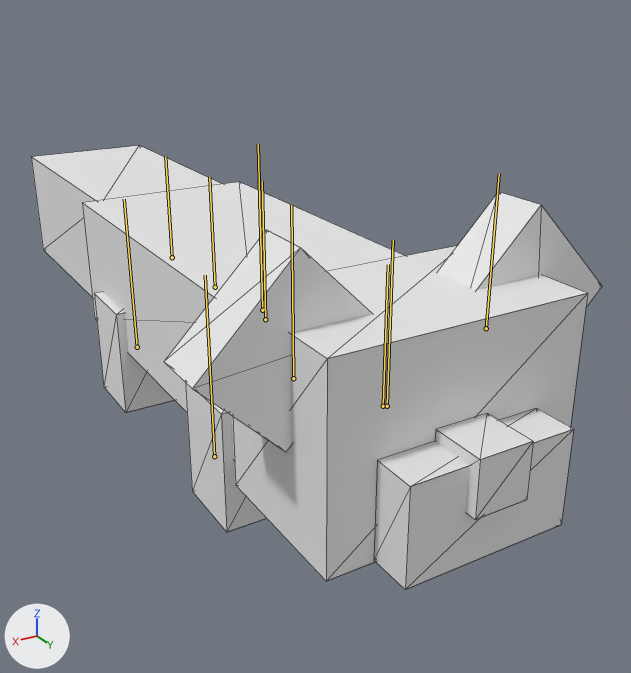
What one commit did to the Blender file Pandamonium3DPlat/Content/Models/Characters/redPandaAnim.blend.
Rendered twice from a 50 mm camera at (0.95, 2.47, 1.53) aimed at (-0.92, -0.64, -0.03). Every picture has the same lights, and +X, +Y and +Z are marked at lower left. The bones that bend it are drawn over the model as lines. Mesh edges are drawn as thin lines.
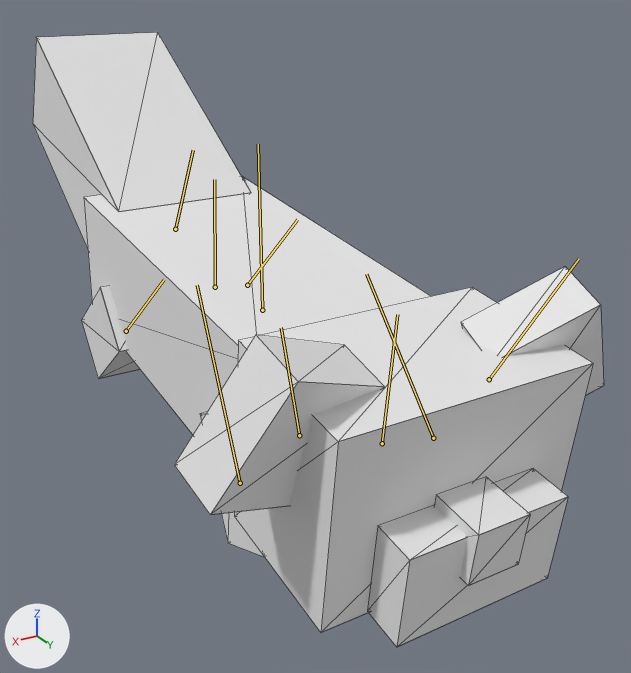
Commit message: Saved the panda model

The newer file adds an action. The first version stands in its rest pose; the second is drawn at frame 1 of the action 'RedPandaAction'.

What differs and where, as boxes (x1, y1, x2, y2) in the pictures (631 x 673 px):
'Mesh_0.001', posed (38% taller): before (31, 145, 602, 590); after (33, 32, 604, 647)
bone 'Head', root to tip: before (383, 406) to (388, 264); after (382, 443) to (397, 314)
bone 'EarL', root to tip: before (486, 328) to (499, 173); after (489, 379) to (579, 258)
bone 'EarR', root to tip: before (293, 378) to (291, 205); after (299, 435) to (281, 327)
bone 'Torso', root to tip: before (215, 287) to (209, 177); after (215, 287) to (214, 179)
bone 'Tail', root to tip: before (172, 257) to (165, 156); after (175, 229) to (193, 150)
bone 'FrontPawL', root to tip: before (387, 406) to (393, 240); after (433, 438) to (366, 274)
bone 'BackPawL', root to tip: before (265, 319) to (262, 181); after (247, 285) to (297, 219)
bone 'FrontPawR', root to tip: before (214, 456) to (205, 275); after (240, 483) to (197, 285)
bone 'BackPawR', root to tip: before (137, 347) to (124, 199); after (126, 331) to (164, 279)

The change in detail:
Bone 'Head' (bone_head) moves from (0.0, 0.0, 0.0) to (0.0, -0.0154, 0.0).
Bone 'Head' (bone_head) turns from (0, 0, 0) to (-7, 0, 0) degrees about its own x, y and z.
Bone 'EarL' (bone_earl) turns from (0, 0, 0) to (-15, -2, 17) degrees about its own x, y and z.
Bone 'EarR' (bone_earr) turns from (0, 0, 0) to (-16, 2, -20) degrees about its own x, y and z.
Bone 'Torso' (bone_torso) turns from (0, 0, 0) to (-5, 0, 0) degrees about its own x, y and z.
Bone 'Tail' (bone_tail) moves from (0.0, 0.0, 0.0) to (0.0, 0.0133, -0.0061).
Bone 'Tail' (bone_tail) turns from (0, 0, 0) to (-27, 0, 0) degrees about its own x, y and z.
Bone 'FrontPawL' (bone_frontpawl) moves from (0.0, 0.0, 0.0) to (0.0, 0.0, -0.0317).
Bone 'FrontPawL' (bone_frontpawl) turns from (0, 0, 0) to (43, 0, 0) degrees about its own x, y and z.
Bone 'BackPawL' (bone_backpawl) moves from (0.0, 0.0, 0.0) to (0.0, 0.0129, 0.0194).
Bone 'BackPawL' (bone_backpawl) turns from (0, 0, 0) to (-48, 0, 0) degrees about its own x, y and z.
Bone 'FrontPawR' (bone_frontpawr) moves from (0.0, 0.0, 0.0) to (0.0, 0.0, -0.0215).
Bone 'FrontPawR' (bone_frontpawr) turns from (0, 0, 0) to (24, 0, 0) degrees about its own x, y and z.
Bone 'BackPawR' (bone_backpawr) moves from (0.0, 0.0, 0.0) to (0.0, 0.0032, 0.0148).
Bone 'BackPawR' (bone_backpawr) turns from (0, 0, 0) to (-52, 0, 0) degrees about its own x, y and z.
